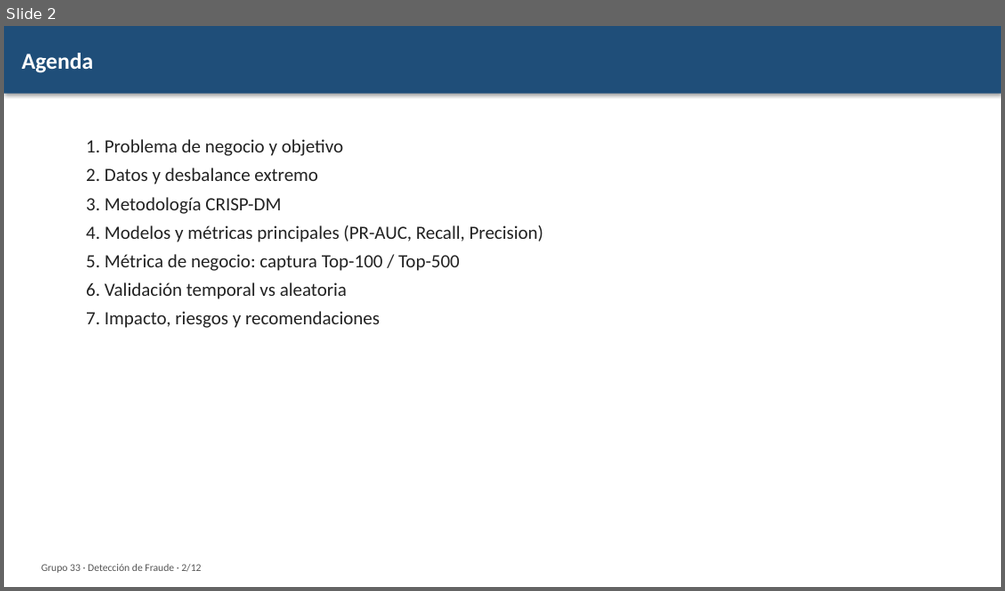
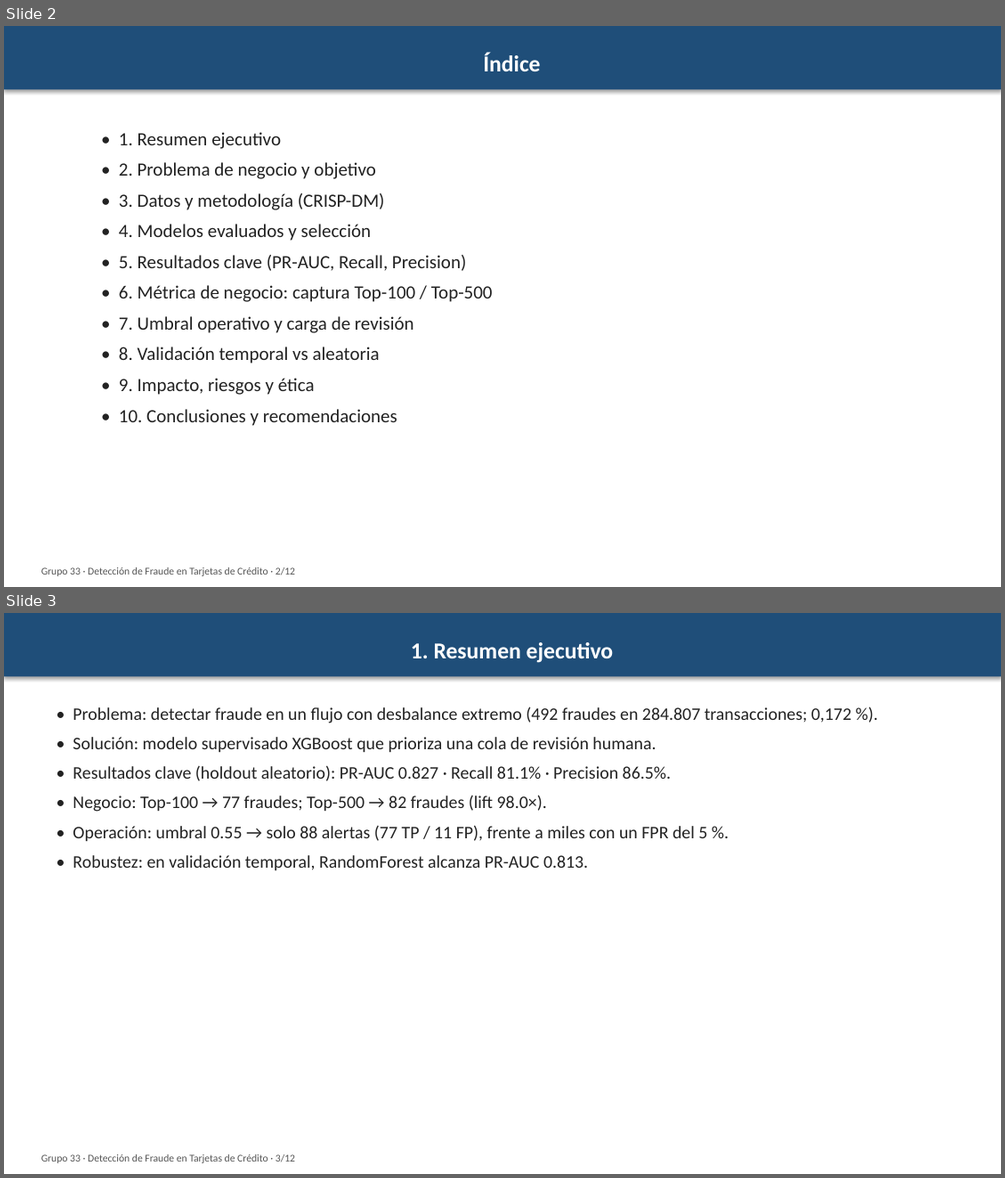
Before and after one commit to SolKidonakis/TP_Final_DataScience, a slide deck: reports/Presentacion_Final_Grupo33.pptx. Shown one above the other, each under a label of ours: slide 2 before the commit, slides 2 and 3 after it. The pictures are 1005x591 and 1005x1178 pixels, drawn with LibreOffice and Linux fonts; fonts in the diff are those of the drawing. Boxes give left, top, right and bottom in pixels: in the first picture for what was removed or moved away, otherwise in the second. Text is boxed around its words. In the diff, an @@ line names an element or a change of style, - is before the commit and + after.

```diff
--- a/reports/Presentacion_Final_Grupo33.pptx
+++ b/reports/Presentacion_Final_Grupo33.pptx
@@ slide 3 added at <box>4,613,1001,1174</box>, background #FFFFFF @@
@@ rectangle added at <box>4,613,1001,676</box>, fill #1F4E79, 22 pt, text #FFFFFF, bold @@
+1. Resumen ejecutivo
@@ text added at <box>73,706,851,871</box>, 17 pt, text #222222 @@
+• Problema: detectar fraude en un flujo con desbalance extremo (492 fraudes en 284.807 transacciones; 0,172 %).
+• Solución: modelo supervisado XGBoost que prioriza una cola de revisión humana.
+• Resultados clave (holdout aleatorio): PR-AUC 0.827 · Recall 81.1% · Precision 86.5%.
+• Negocio: Top-100 → 77 fraudes; Top-500 → 82 fraudes (lift 98.0×).
+• Operación: umbral 0.55 → solo 88 alertas (77 TP / 11 FP), frente a miles con un FPR del 5 %.
+• Robustez: en validación temporal, RandomForest alcanza PR-AUC 0.813.
@@ text added at <box>41,1154,295,1163</box>, 10 pt, text #555555 @@
+Grupo 33 · Detección de Fraude en Tarjetas de Crédito · 3/12
@@ slide 2 changed as well @@
@@ rectangle "Índice": place and size @@
-rectangle "Índice" at <box>4,26,1001,94</box>
+rectangle "Índice" at <box>4,26,1001,89</box>
@@ text in rectangle at <box>483,53,540,71</box>: text changed @@
-Agenda
+Índice
@@ text at <box>119,132,493,426</box>: text changed @@
-1. Problema de negocio y objetivo
-2. Datos y desbalance extremo
-3. Metodología CRISP-DM
-4. Modelos y métricas principales (PR-AUC, Recall, Precision)
-5. Métrica de negocio: captura Top-100 / Top-500
-6. Validación temporal vs aleatoria
-7. Impacto, riesgos y recomendaciones
+• 1. Resumen ejecutivo
+• 2. Problema de negocio y objetivo
+• 3. Datos y metodología (CRISP-DM)
+• 4. Modelos evaluados y selección
+• 5. Resultados clave (PR-AUC, Recall, Precision)
+• 6. Métrica de negocio: captura Top-100 / Top-500
+• 7. Umbral operativo y carga de revisión
+• 8. Validación temporal vs aleatoria
+• 9. Impacto, riesgos y ética
+• 10. Conclusiones y recomendaciones
@@ text at <box>41,567,295,576</box>: text changed @@
-Grupo 33 · Detección de Fraude · 2/12
+Grupo 33 · Detección de Fraude en Tarjetas de Crédito · 2/12
```
Also in this commit, not shown: 8 other slides changed, 2 other slides added, 3 slides removed, 17 other files.
